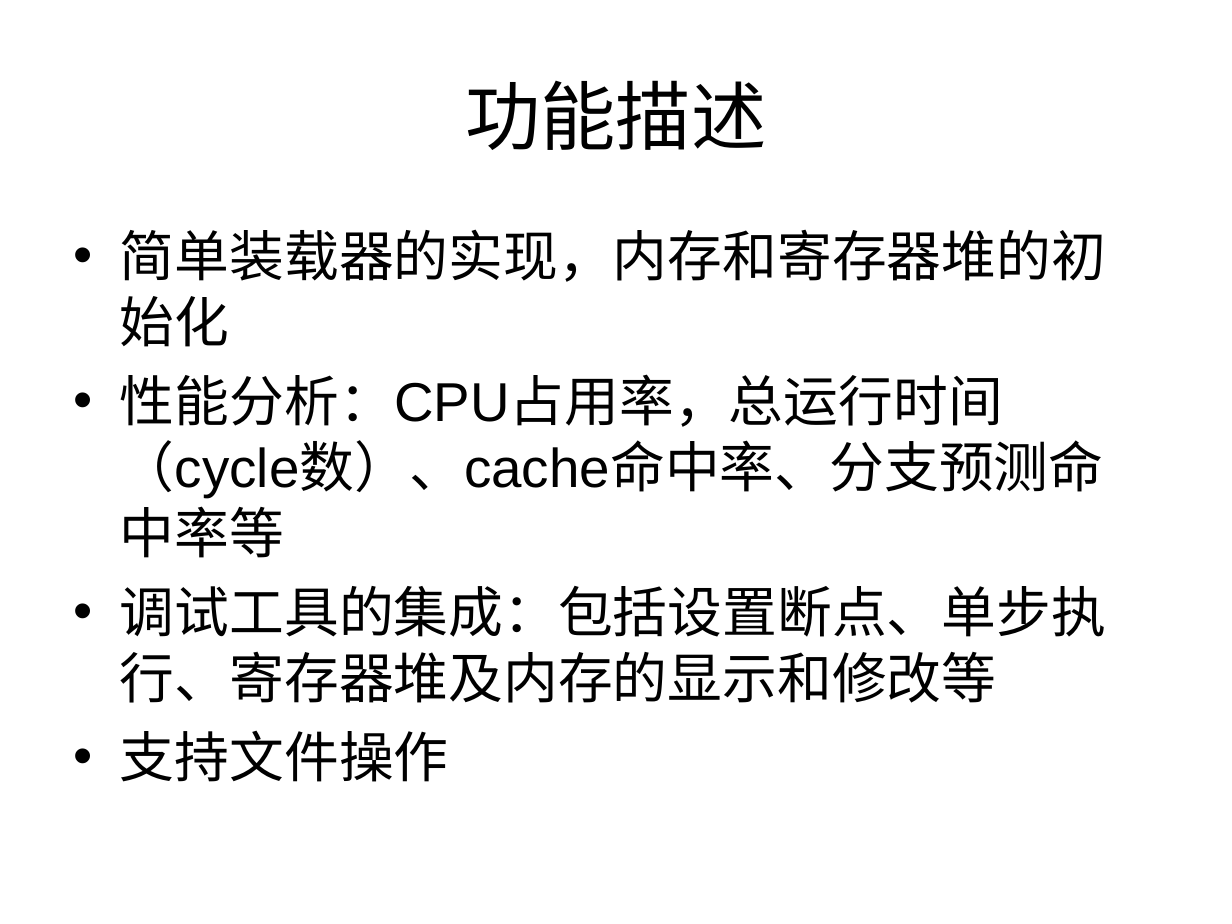
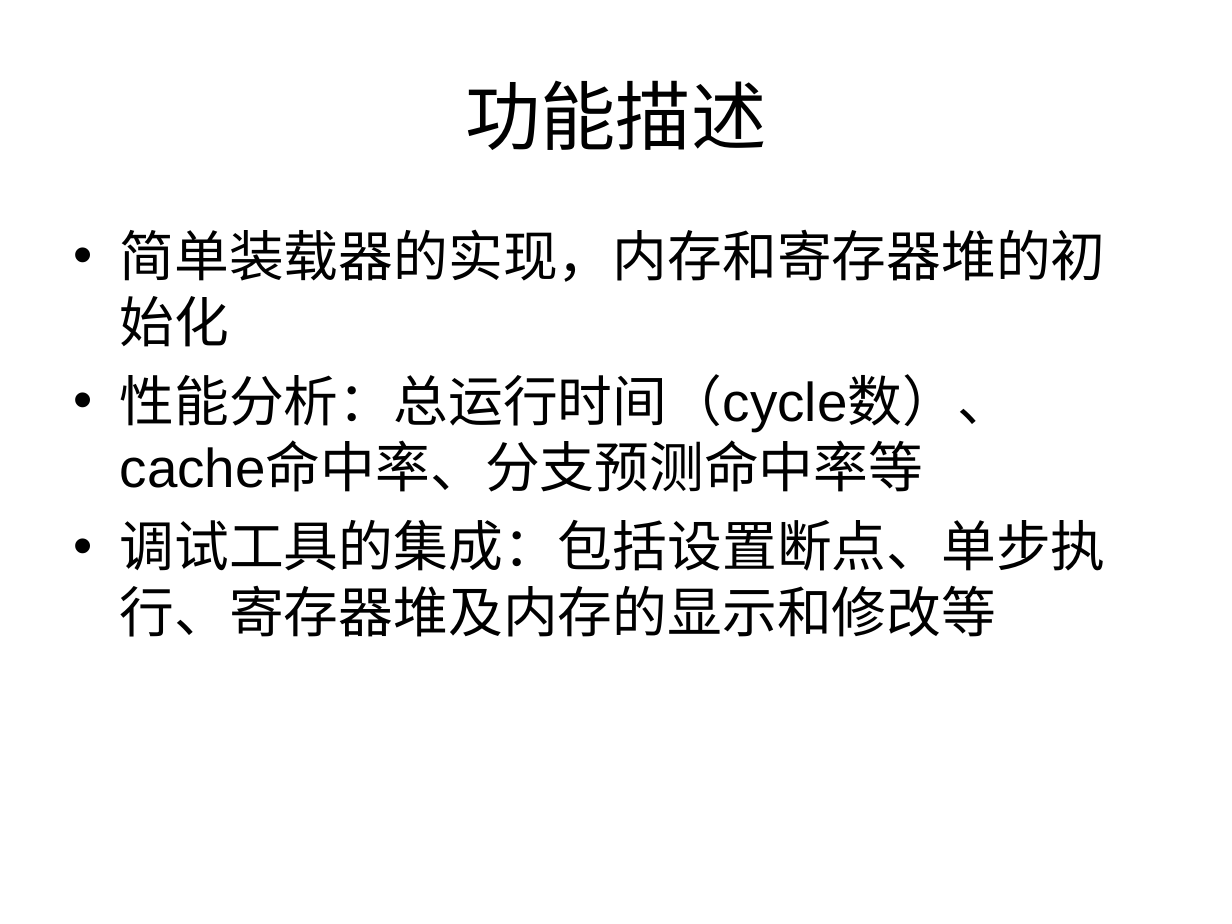
Before and after one commit to hualiansheng/minic, a slide deck: slide 4 of simulator/doc/报告.ppt. Drawn at 1232x924 pixels with LibreOffice and Linux fonts; fonts in the diff are those of the drawing. Boxes give left, top, right and bottom in pixels: in the first picture for what was removed or moved away, otherwise in the second. Text is boxed around its words. In the diff, an @@ line names an element or a change of style, - is before the commit and + after.

Commit message:
ppt修改

```diff
--- a/simulator/doc/报告.ppt
+++ b/simulator/doc/报告.ppt
@@ text at bbox=[120, 229, 1106, 637]: indent changed @@
@@ text at bbox=[120, 374, 1012, 492]: text changed @@
-• 性能分析：CPU占用率，总运行时间（cycle数）、cache命中率、分支预测命中率等
+• 性能分析：总运行时间（cycle数）、cache命中率、分支预测命中率等
@@ text at bbox=[120, 730, 449, 782]: paragraph removed @@
-• 支持文件操作
```
Also in this commit, not shown: 6 other slides changed.
